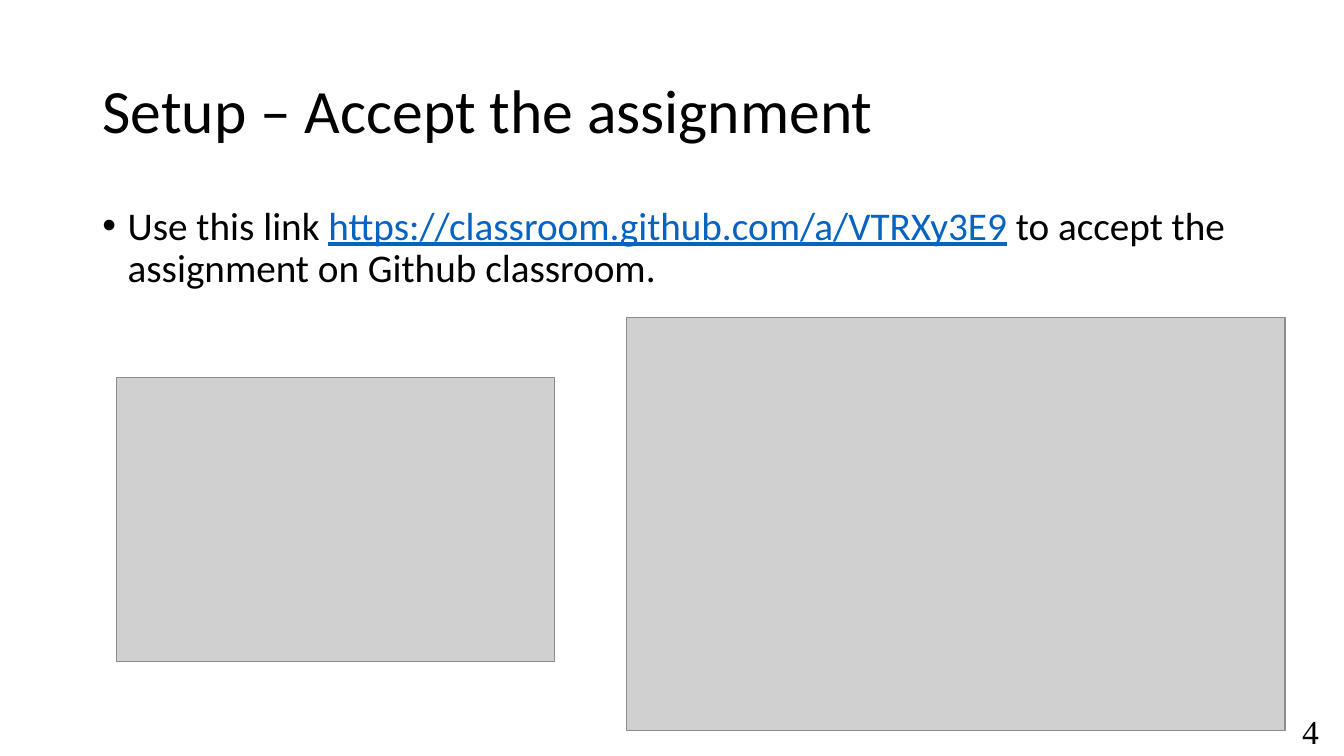
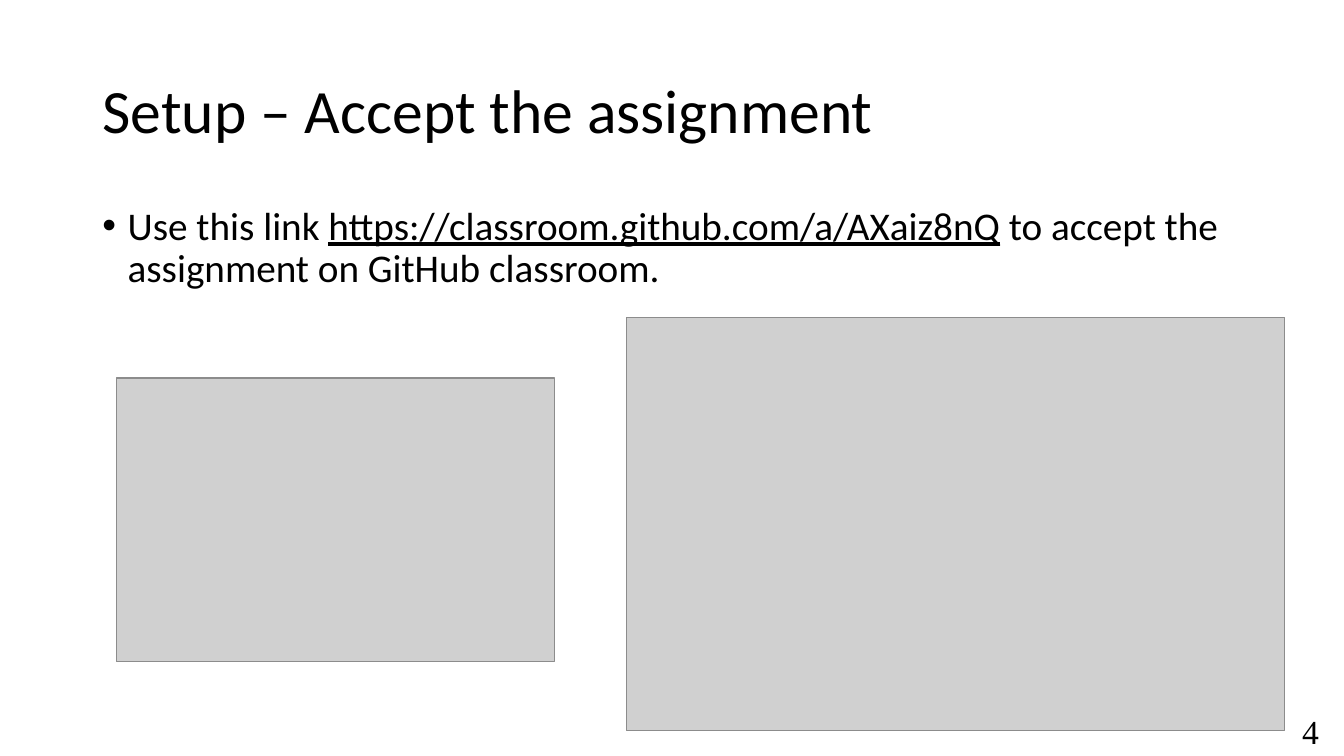
Before and after one commit to antoniobianchi333/cs408, a slide deck: slide 4 of labs/lab1/slides/lab1_intro.pptx. Drawn at 1344x756 pixels with LibreOffice and Linux fonts; fonts in the diff are those of the drawing; grey boxes stand for pictures. Boxes give left, top, right and bottom in pixels: in the first picture for what was removed or moved away, otherwise in the second. Text is boxed around its words. In the diff, an @@ line names an element or a change of style, - is before the commit and + after.

```diff
--- a/labs/lab1/slides/lab1_intro.pptx
+++ b/labs/lab1/slides/lab1_intro.pptx
@@ text at (128,212,1218,289): text changed @@
-• Use this link https://classroom.github.com/a/VTRXy3E9 to accept the assignment on Github classroom.
+• Use this link https://classroom.github.com/a/AXaiz8nQ to accept the assignment on GitHub classroom.
```
Also in this commit, not shown: 4 other slides changed.
